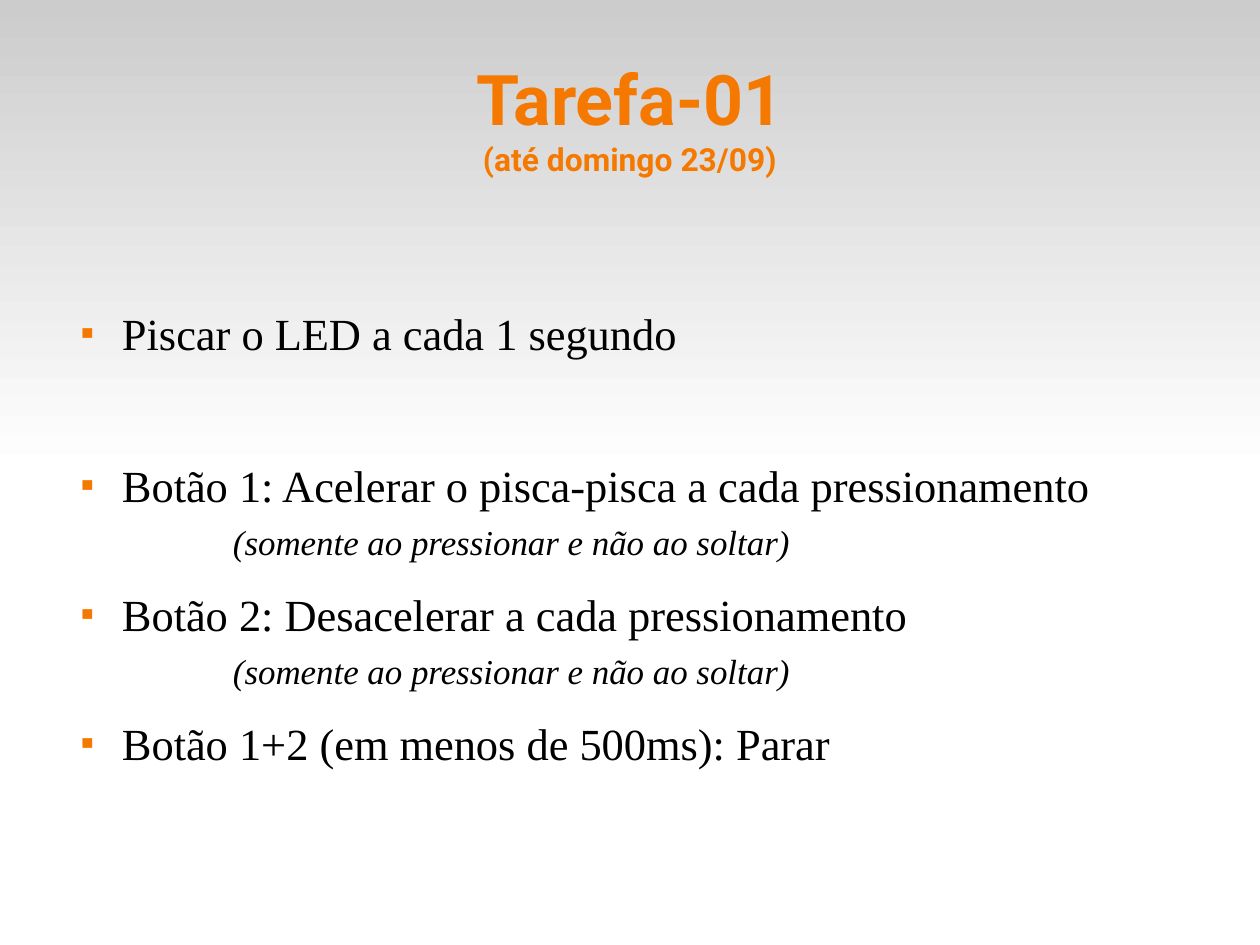
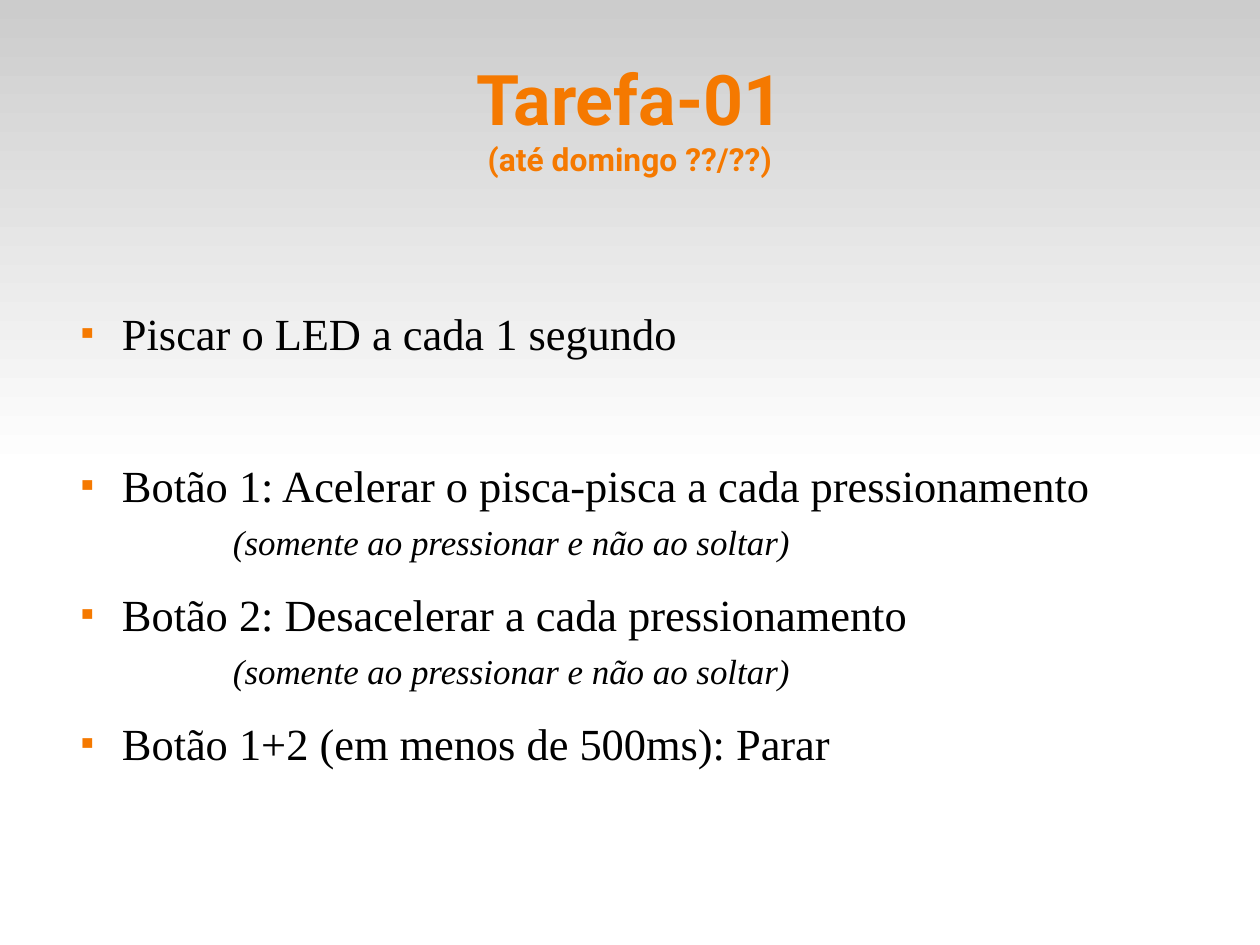
Before and after one commit to fsantanna-uerj/SE, a slide deck: slide 10 of Slides/se-00-intro.odp. Drawn at 1260x945 pixels with LibreOffice and Linux fonts; fonts in the diff are those of the drawing. Boxes give left, top, right and bottom in pixels: in the first picture for what was removed or moved away, otherwise in the second. Text is boxed around its words. In the diff, an @@ line names an element or a change of style, - is before the commit and + after.

```diff
--- a/Slides/se-00-intro.odp
+++ b/Slides/se-00-intro.odp
@@ title at [476,72,783,178]: text changed @@
-Tarefa-01
-(até domingo 23/09)
+Tarefa-01
+(até domingo ??/??)
```
Also in this commit, not shown: 6 other slides changed, 3 other files.
